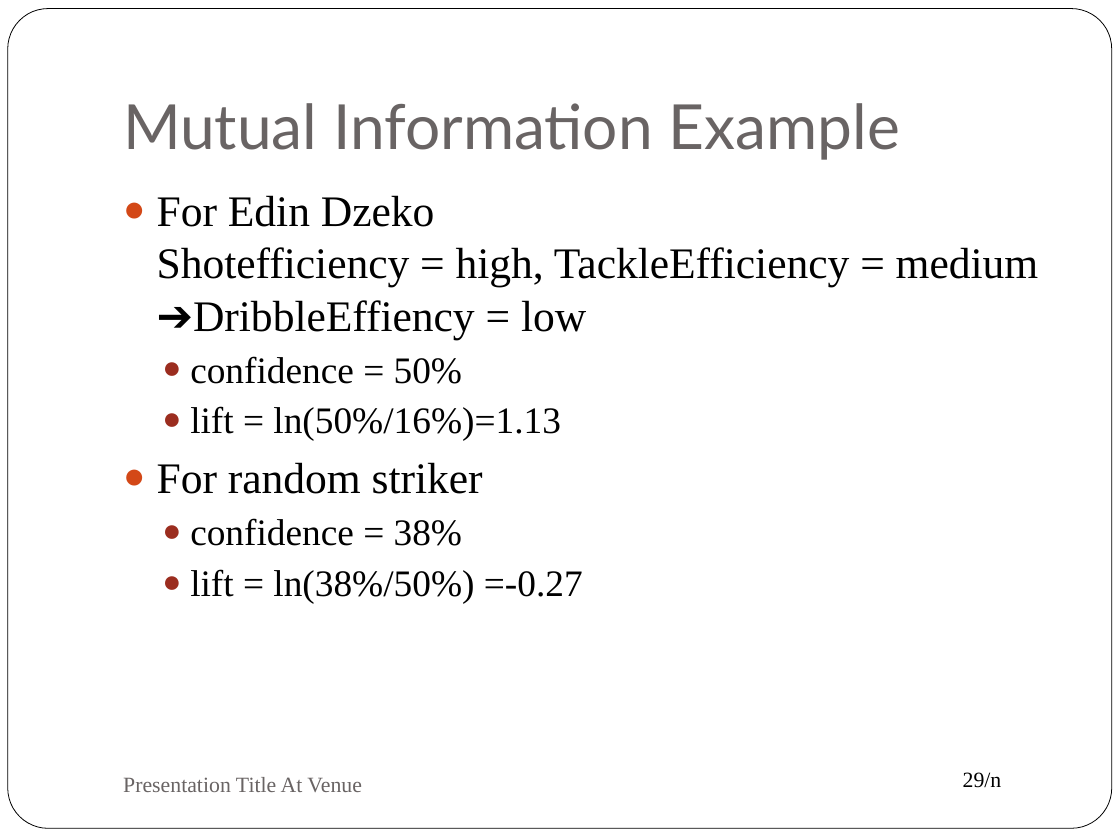
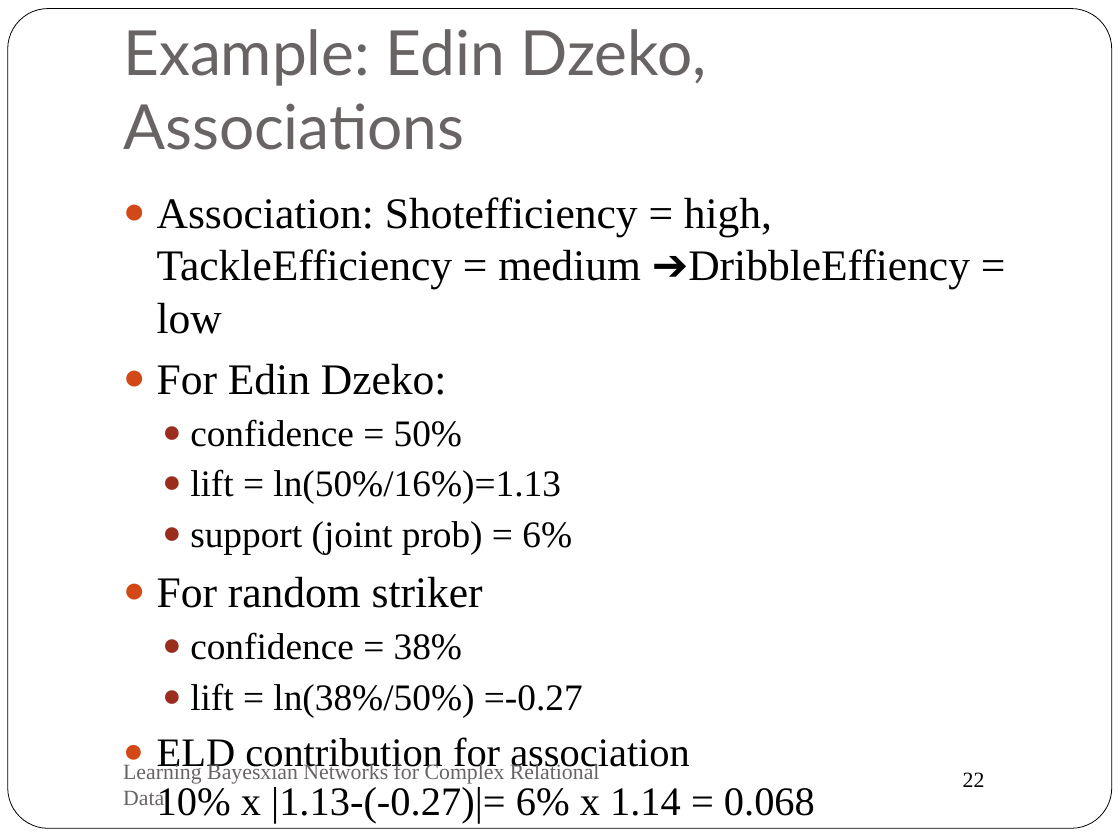
Before and after one commit to oschulte/srl-tutorial-slides, a slide deck: slide 22 of ch6-anomaly.pptx (slide 29 before the commit). Drawn at 1120x840 pixels with LibreOffice and Linux fonts; fonts in the diff are those of the drawing. Boxes give left, top, right and bottom in pixels: in the first picture for what was removed or moved away, otherwise in the second. Text is boxed around its words. In the diff, an @@ line names an element or a change of style, - is before the commit and + after.

```diff
--- a/ch6-anomaly.pptx
+++ b/ch6-anomaly.pptx
@@ title at box(123, 29, 707, 150): text changed @@
-Mutual Information Example
+Example: Edin Dzeko, Associations
@@ text at box(157, 197, 970, 395): text changed @@
-● For Edin Dzeko
-  Shotefficiency = high, TackleEfficiency = medium ➔DribbleEffiency = low
+● Association: Shotefficiency = high, TackleEfficiency = medium ➔DribbleEffiency = low
+● For Edin Dzeko:
@@ text at box(190, 521, 572, 554): paragraph added @@
+  ● support (joint prob) = 6%
@@ text at box(157, 737, 815, 823): paragraph added @@
+● ELD contribution for association
+  10% x |1.13-(-0.27)|= 6% x 1.14 = 0.068
@@ text at box(123, 762, 600, 805): text changed @@
-Presentation Title At Venue
+Learning Bayesxian Networks for Complex Relational Data
@@ page number at box(963, 772, 985, 787): text changed @@
-29/n
+22
```
Also in this commit, not shown: 19 other slides changed, 3 slides added, 2 slides removed.
